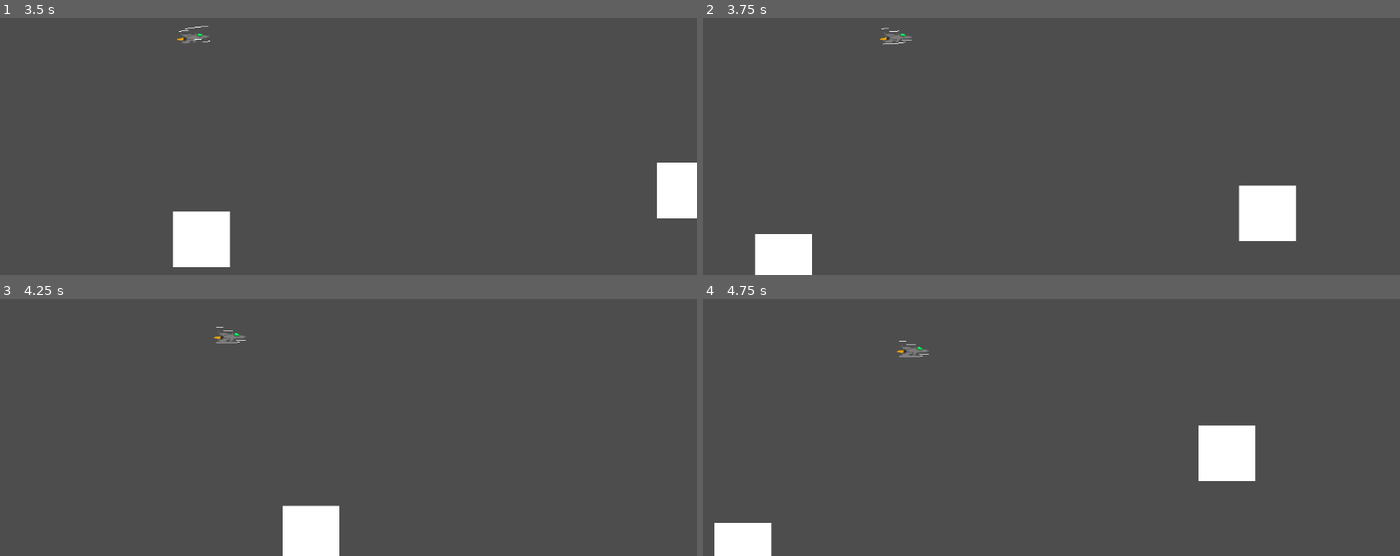
Above: before the commit, frames 1-4 (two rows, left to right).
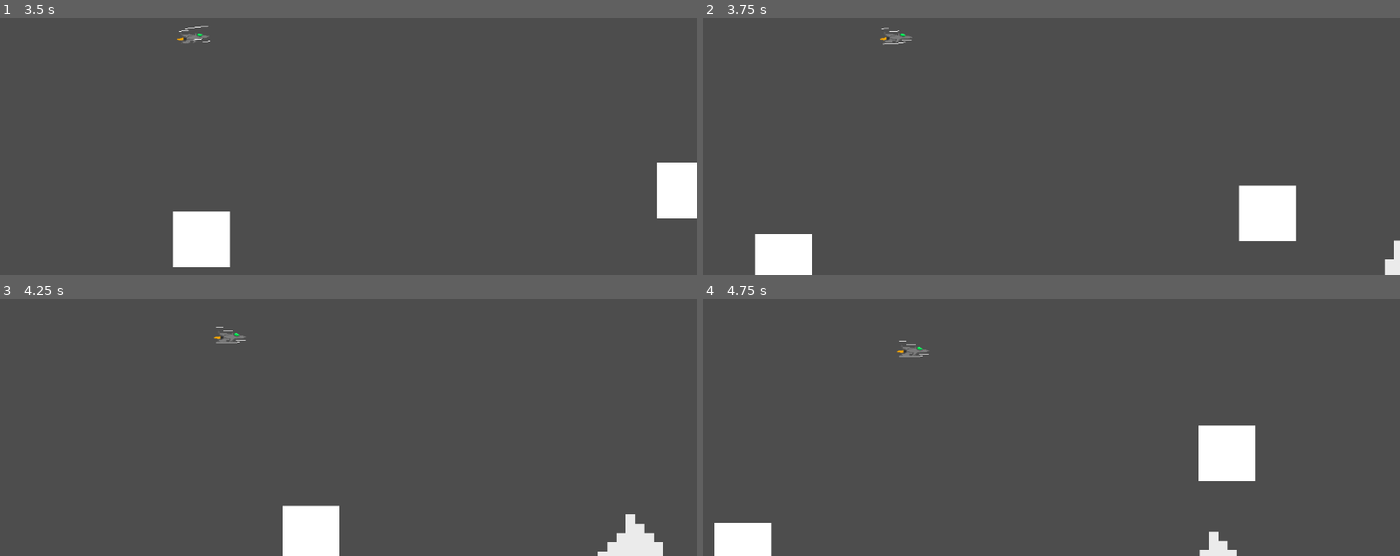
Above: after the commit, the same moments.

Repository: star6fish/DigitalTechInternalInternal
Game: Godot game, scene res://scenes/TestingScene.tscn
Two runs of this game, one before a commit and one after it. Both use one fixed random seed, a clock stepped at 60 frames per second and the inputs below. The project has no main scene, so this scene is started directly.
Inputs:
- Up to frame 1 (3.5 s): hold Right (ui_right) 0.53-2.03 s; tap Up (ui_up) at 0.77, 1.52, 3.02 s; hold Left (ui_left) 2.03-2.78 s; hold Right (ui_right) from 2.78 s (still down)
- Up to frame 2 (3.75 s): keep holding Right (ui_right)
- Up to frame 3 (4.25 s): keep holding Right (ui_right); tap Up (ui_up) at 3.77 s
- Up to frame 4 (4.75 s): release Right (ui_right) at 4.28 s; hold Left (ui_left) from 4.28 s (still down); tap Up (ui_up) at 4.52 s

Frame 1 is identical in both runs. In frame 2, 0.2% of the frame differs, in the area x 97-100%, y 86-100%; in frame 3, 0.8%, in the area x 85-96%, y 83-100%; in frame 4, 0.3%.

Commit message:
17/06/2024

Diff:
--- /dev/null
+++ b/assets/mountain.tscn
@@ -0,0 +1,23 @@
+[gd_scene load_steps=3 format=3 uid="uid://bdab77ain0ysm"]
+
+[ext_resource type="Texture2D" uid="uid://bw6efh03rbiu6" path="res://assets/Mountain.png" id="1_4peoa"]
+
+[sub_resource type="SegmentShape2D" id="SegmentShape2D_6grk7"]
+a = Vector2(-284.375, 41.5)
+b = Vector2(26.0417, -369.5)
+
+[node name="Node2D" type="Node2D"]
+metadata/obstacle = true
+
+[node name="Area2D" type="Area2D" parent="."]
+position = Vector2(-30.5, -86.5)
+
+[node name="CollisionShape2D" type="CollisionShape2D" parent="Area2D"]
+position = Vector2(28.5, 38)
+scale = Vector2(0.96, 1)
+shape = SubResource("SegmentShape2D_6grk7")
+
+[node name="Sprite2D" type="Sprite2D" parent="."]
+position = Vector2(-6, -246)
+scale = Vector2(15.375, 15.375)
+texture = ExtResource("1_4peoa")
--- a/scenes/TestingScene.tscn
+++ b/scenes/TestingScene.tscn
@@ -1,8 +1,9 @@
-[gd_scene load_steps=5 format=3 uid="uid://k6nq41vrrsrx"]
+[gd_scene load_steps=6 format=3 uid="uid://k6nq41vrrsrx"]
 
 [ext_resource type="PackedScene" uid="uid://c1wlff68hwr0h" path="res://assets/Player.tscn" id="1_86ifi"]
 [ext_resource type="Script" path="res://scripts/TestingScene.gd" id="1_qlakw"]
 [ext_resource type="PackedScene" uid="uid://kownbogt80w6" path="res://assets/obstacle.tscn" id="2_p6737"]
+[ext_resource type="PackedScene" uid="uid://bdab77ain0ysm" path="res://assets/mountain.tscn" id="4_ngl22"]
 
 [sub_resource type="RectangleShape2D" id="RectangleShape2D_y65k5"]
 size = Vector2(1217.5, 16.5)
@@ -28,3 +29,6 @@
 offset_bottom = 122.0
 scale = Vector2(43.468, 0.440001)
 metadata/_edit_use_anchors_ = true
+
+[node name="Node2D" parent="." instance=ExtResource("4_ngl22")]
+position = Vector2(1983, 234)
--- /dev/null
+++ b/scripts/mountain.gd
@@ -0,0 +1,11 @@
+extends Node2D
+
+
+# Called when the node enters the scene tree for the first time.
+func _ready():
+	pass # Replace with function body.
+
+
+# Called every frame. 'delta' is the elapsed time since the previous frame.
+func _process(delta):
+	pass
